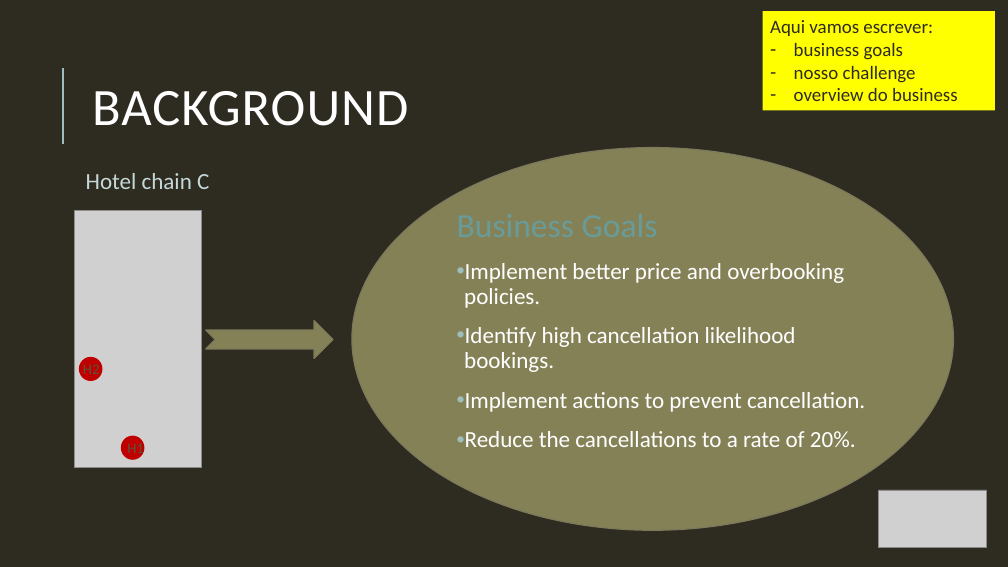
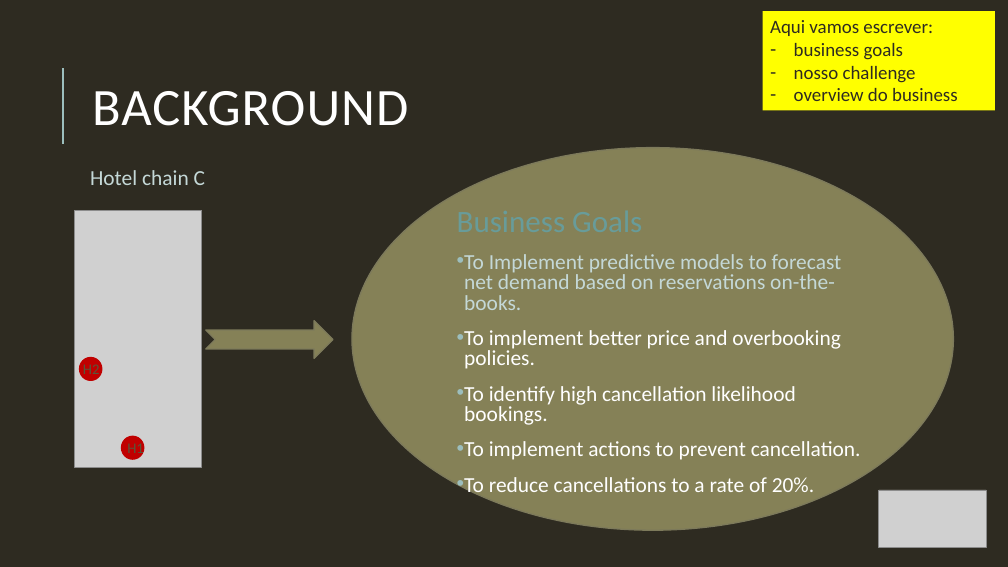
Before and after one commit to Debs86/Business_Cases_Projects, a slide deck: slide 2 of BC2/GroupD_BC2_Presentation.pptx. Drawn at 1008x567 pixels with LibreOffice and Linux fonts; fonts in the diff are those of the drawing; grey boxes stand for pictures. Boxes give left, top, right and bottom in pixels: in the first picture for what was removed or moved away, otherwise in the second. Text is boxed around its words. In the diff, an @@ line names an element or a change of style, - is before the commit and + after.

```diff
--- a/BC2/GroupD_BC2_Presentation.pptx
+++ b/BC2/GroupD_BC2_Presentation.pptx
@@ text "Hotel chain C" at bbox=[90, 170, 205, 185]: size 22 to 20.4 pt; line spacing 0.9 to 0.8 @@
@@ text "Business Goals" at bbox=[464, 254, 861, 498]: size 32 to 29.6 pt in "Business Goals"; line spacing 0.9 to 0.8 @@
@@ text at bbox=[464, 254, 861, 498]: text changed; size 22 to 20.4 pt @@
-• Implement better price and overbooking policies.
-• Identify high cancellation likelihood bookings.
-• Implement actions to prevent cancellation.
-• Reduce the cancellations to a rate of 20%.
+• To Implement predictive models to forecast net demand based on reservations on-the-books.
+• To implement better price and overbooking policies.
+• To identify high cancellation likelihood bookings.
+• To implement actions to prevent cancellation.
+• To reduce cancellations to a rate of 20%.
```
Also in this commit, not shown: 3 other slides changed, 1 slide added, 1 other file.
